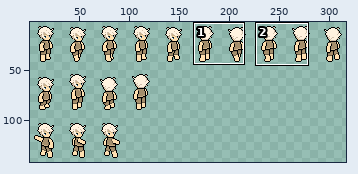
One commit to this sprite sheet: assets/beasts/player.png. Above: a wide view before the commit, with the close-up outlined.
Close-up. First the earlier version:
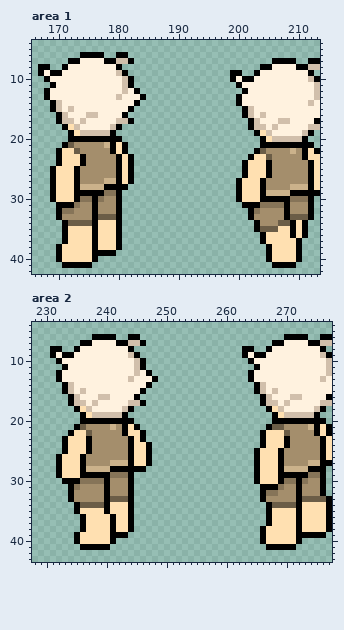
The file is 320x192 pixels. Shown: area 1: x 166..213, y 4..42; area 2: x 228..277, y 4..43. The wide view leaves out empty margins. The commit also changed other parts of the picture, which this record leaves out.
Now the later version:
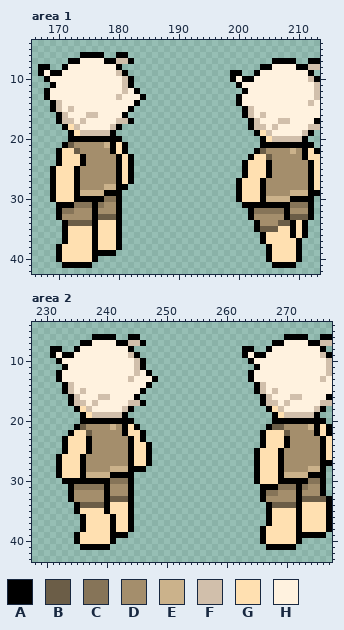
Palette (. is transparent): A #000000  B #6b5d47  C #867458  D #a48e6c  E #cbb28b  F #d1bfab  G #ffe0b1  H #fff2df
The edit:
Changed rows in their new state; - is an unchanged pixel.
Area 1:
first column x 174:
27 ----DD--------------------------------
28 DDDDEE-----------------------------DDD
29 EEEEAA-------------------------DDDDEEE
30 AA-ACC-------------------------EEEEAAA
31 CC-C--------------------------AAAA-CCC
32 ------------------------------CCCC----
Area 2:
first column x 236:
27 -----DDD------------------------------DD
28 -DDDDEEE--------------------------DDDDEE
29 -EEEEAAA--------------------------EEEEAA
30 AAAA-CCC--------------------------AA-ACC
31 CCCC------------------------------CC-C--
